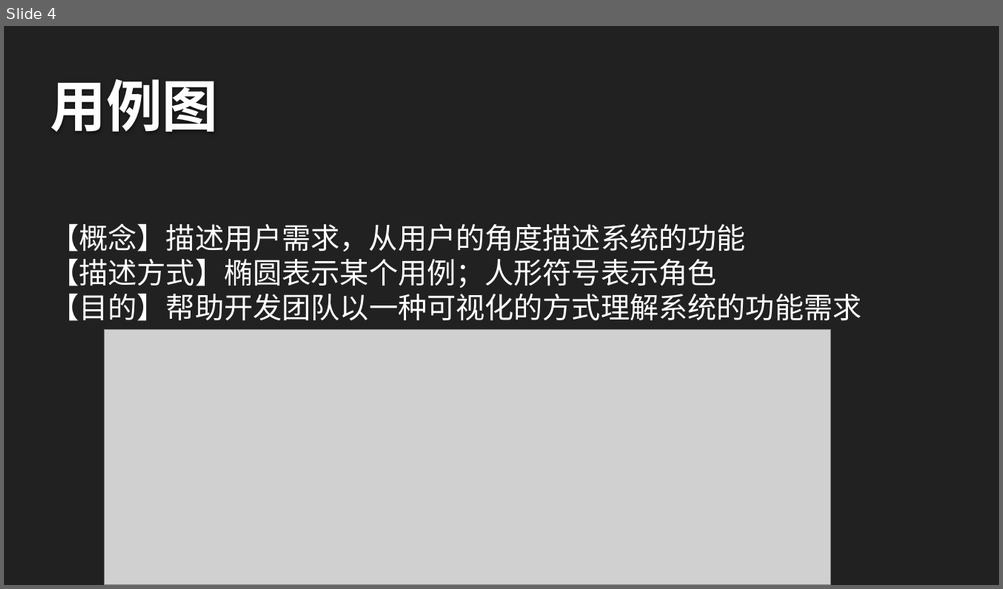
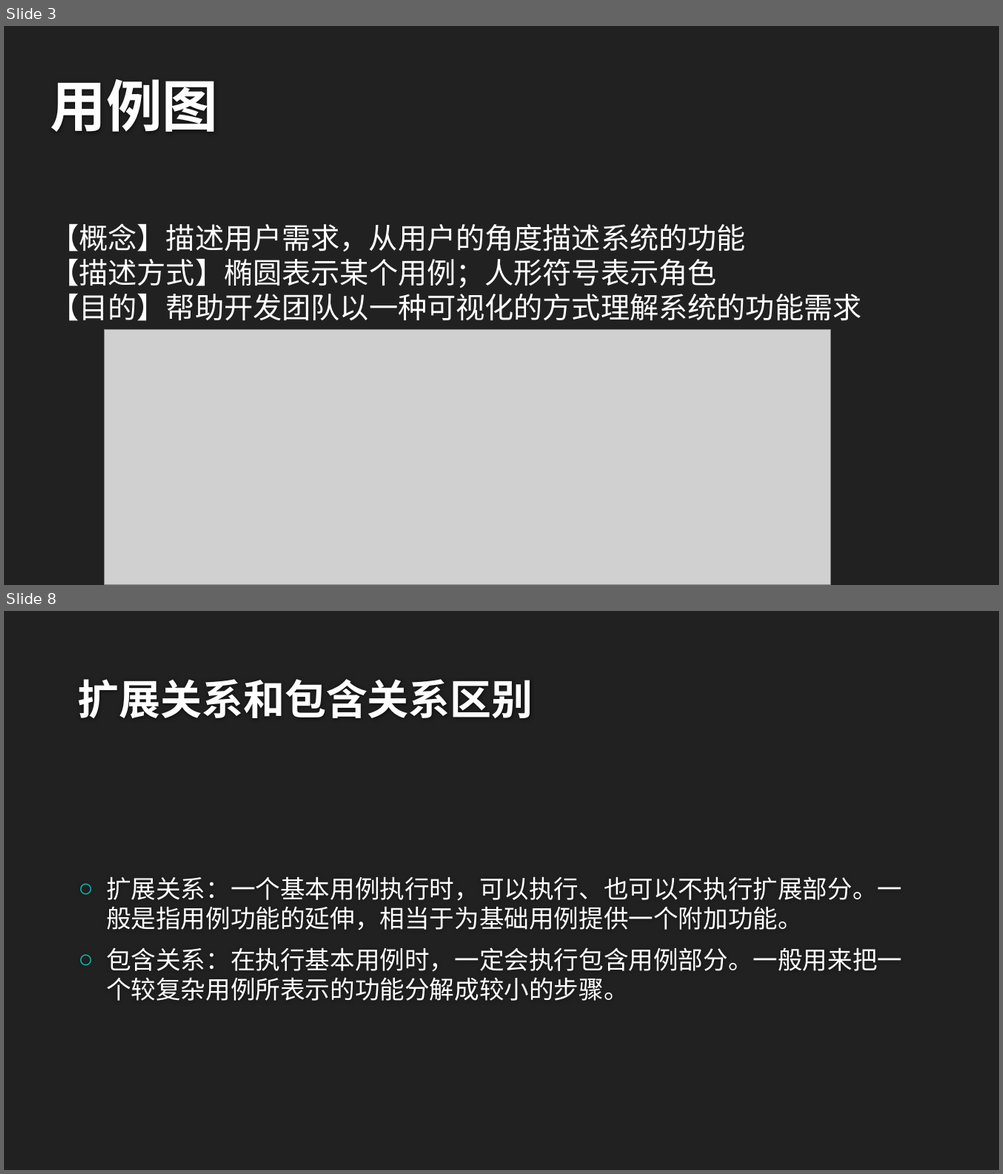
Before and after one commit to twn422/PRD2017, a slide deck: PRD-2017-G24/STW/非受控文件/翻转课堂作业/UML基础1/UML基础Ⅰ.pptx. Shown one above the other, each under a label of ours: slide 4 before the commit, slides 3 and 8 after it; the slides between them are not shown. The pictures are 1003x589 and 1003x1174 pixels, drawn with LibreOffice and Linux fonts; fonts in the diff are those of the drawing; grey boxes stand for pictures; background and template pictures are left out. Boxes give left, top, right and bottom in pixels: in the first picture for what was removed or moved away, otherwise in the second. Text is boxed around its words. In the diff, an @@ line names an element or a change of style, - is before the commit and + after.

```diff
--- a/PRD-2017-G24/STW/非受控文件/翻转课堂作业/UML基础1/UML基础Ⅰ.pptx
+++ b/PRD-2017-G24/STW/非受控文件/翻转课堂作业/UML基础1/UML基础Ⅰ.pptx
@@ slide 8 added at [4, 611, 999, 1170], background #212121 @@
@@ title added at [77, 679, 532, 718], 40 pt, text #FEFEFE, bold @@
+扩展关系和包含关系区别
@@ text added at [106, 877, 902, 1001], 24 pt, text #FFFFFF @@
+○ 扩展关系：一个基本用例执行时，可以执行、也可以不执行扩展部分。一般是指用例功能的延伸，相当于为基础用例提供一个附加功能。
+○ 包含关系：在执行基本用例时，一定会执行包含用例部分。一般用来把一个较复杂用例所表示的功能分解成较小的步骤。
@@ what was slide 4 is now slide 3 @@
```
Also in this commit, not shown: 3 slides changed, 18 other slides added, 15 slides removed, 1 other file.
